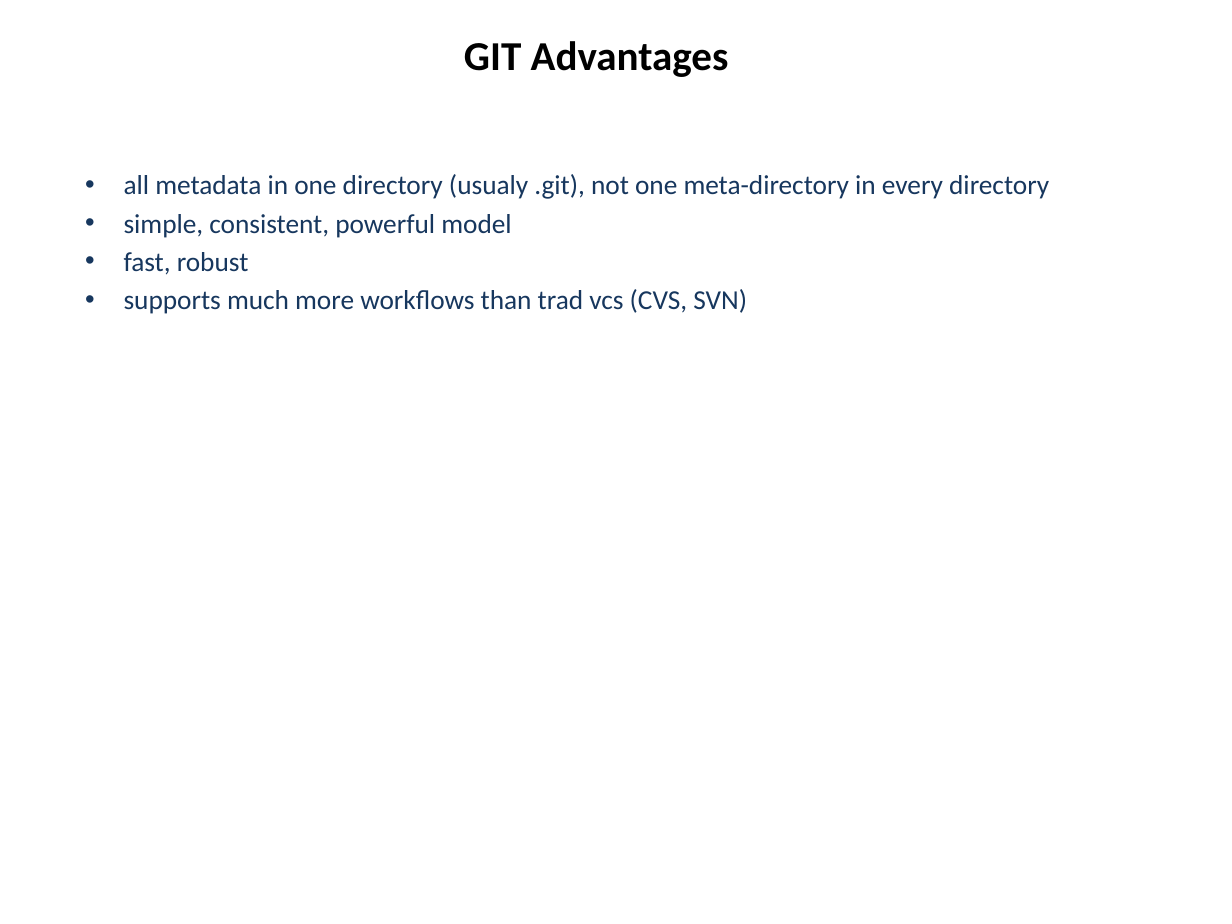
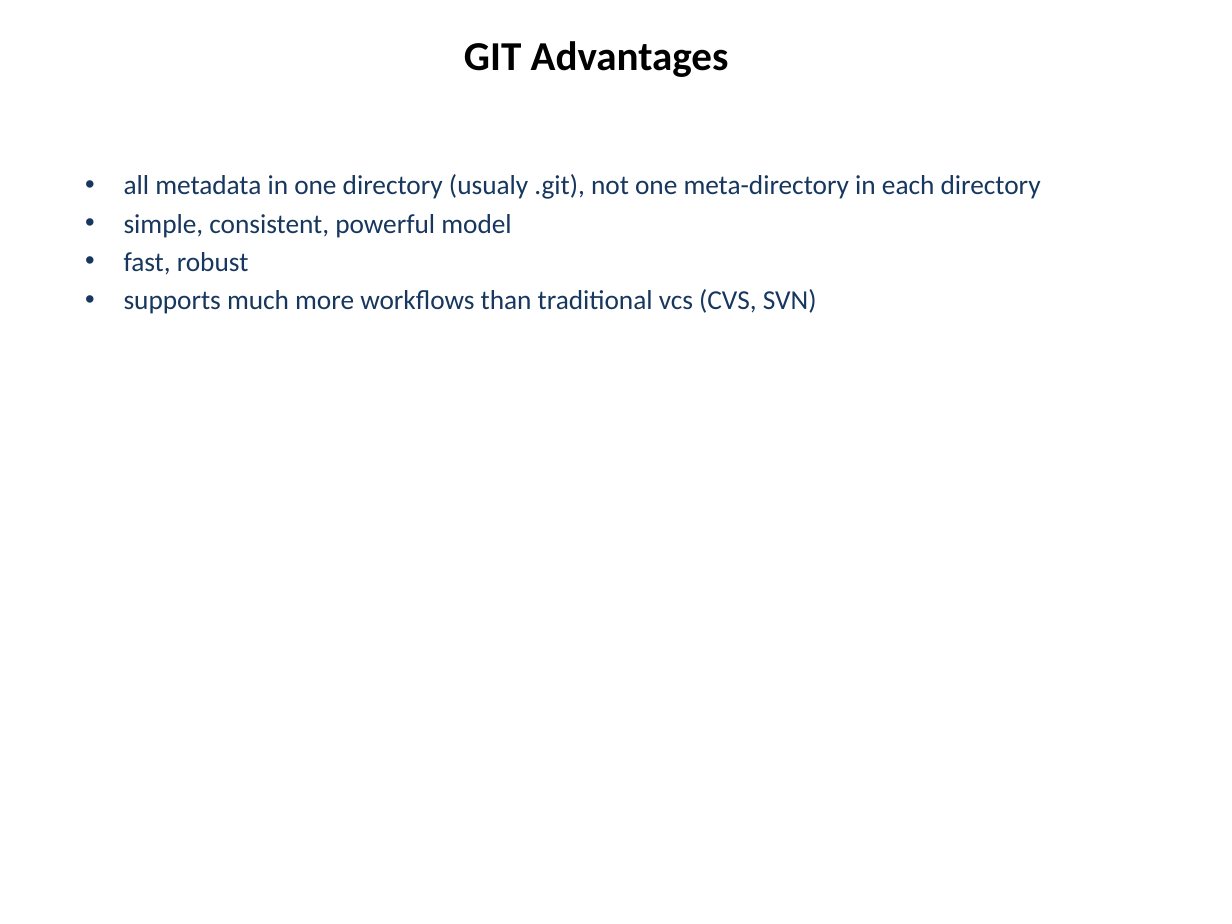
Before and after one commit to hanbei/git_tutorial, a slide deck: slide 3 of architektur.pptx. Drawn at 1232x924 pixels with LibreOffice and Linux fonts; fonts in the diff are those of the drawing. Boxes give left, top, right and bottom in pixels: in the first picture for what was removed or moved away, otherwise in the second. Text is boxed around its words. In the diff, an @@ line names an element or a change of style, - is before the commit and + after.

```diff
--- a/architektur.pptx
+++ b/architektur.pptx
@@ subtitle at bbox=[124, 174, 1041, 199]: text changed @@
-• all metadata in one directory (usualy .git), not one meta-directory in every directory
+• all metadata in one directory (usualy .git), not one meta-directory in each directory
@@ subtitle at bbox=[124, 289, 817, 314]: text changed @@
-• supports much more workflows than trad vcs (CVS, SVN)
+• supports much more workflows than traditional vcs (CVS, SVN)
```
Also in this commit, not shown: 7 other slides changed, 4 slides added.
